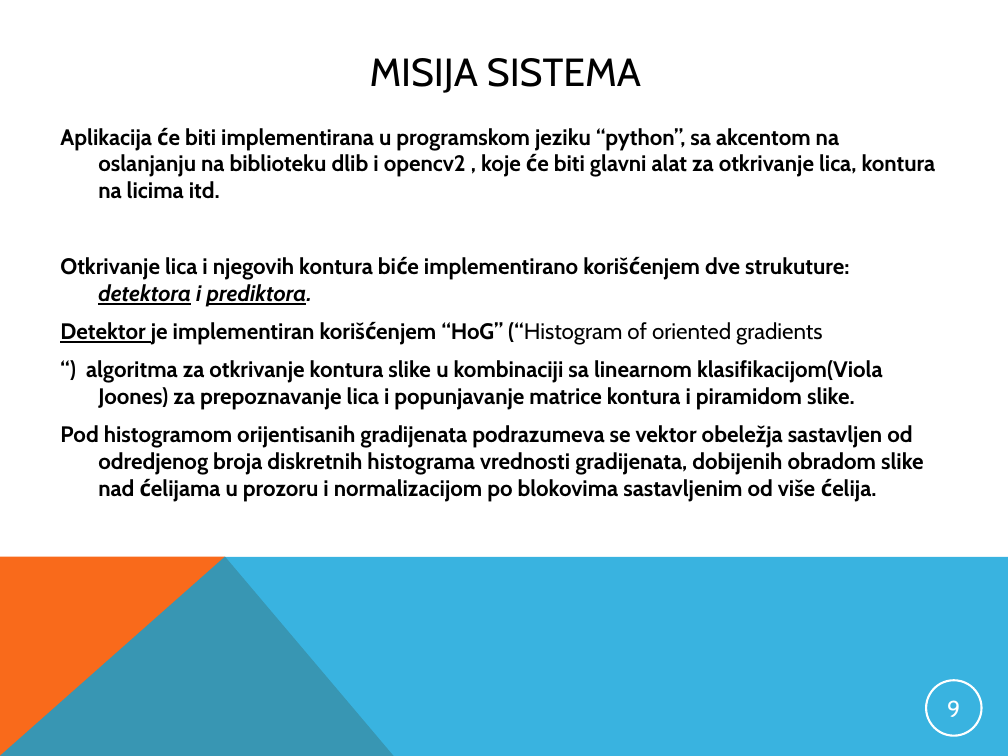
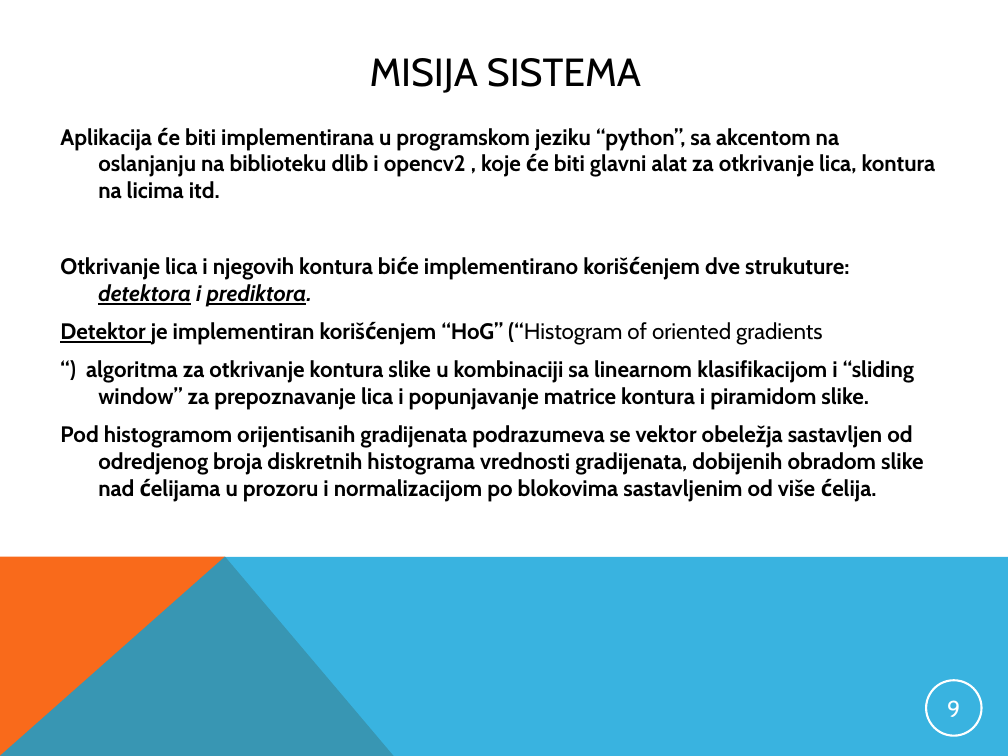
Before and after one commit to badf00d21/softkompjuting-projekat, a slide deck: slide 9 of Specifikacija projekta - final RA57_2012.pptx. Drawn at 1008x756 pixels with LibreOffice and Linux fonts; fonts in the diff are those of the drawing. Boxes give left, top, right and bottom in pixels: in the first picture for what was removed or moved away, otherwise in the second. Text is boxed around its words. In the diff, an @@ line names an element or a change of style, - is before the commit and + after.

```diff
--- a/Specifikacija projekta - final RA57_2012.pptx
+++ b/Specifikacija projekta - final RA57_2012.pptx
@@ text at (86,360,914,410): text changed @@
-“) algoritma za otkrivanje kontura slike u kombinaciji sa linearnom klasifikacijom(Viola Joones) za prepoznavanje lica i popunjavanje matrice kontura i piramidom slike.
+“) algoritma za otkrivanje kontura slike u kombinaciji sa linearnom klasifikacijom i “sliding window” za prepoznavanje lica i popunjavanje matrice kontura i piramidom slike.
```
Also in this commit, not shown: 10 other files.
